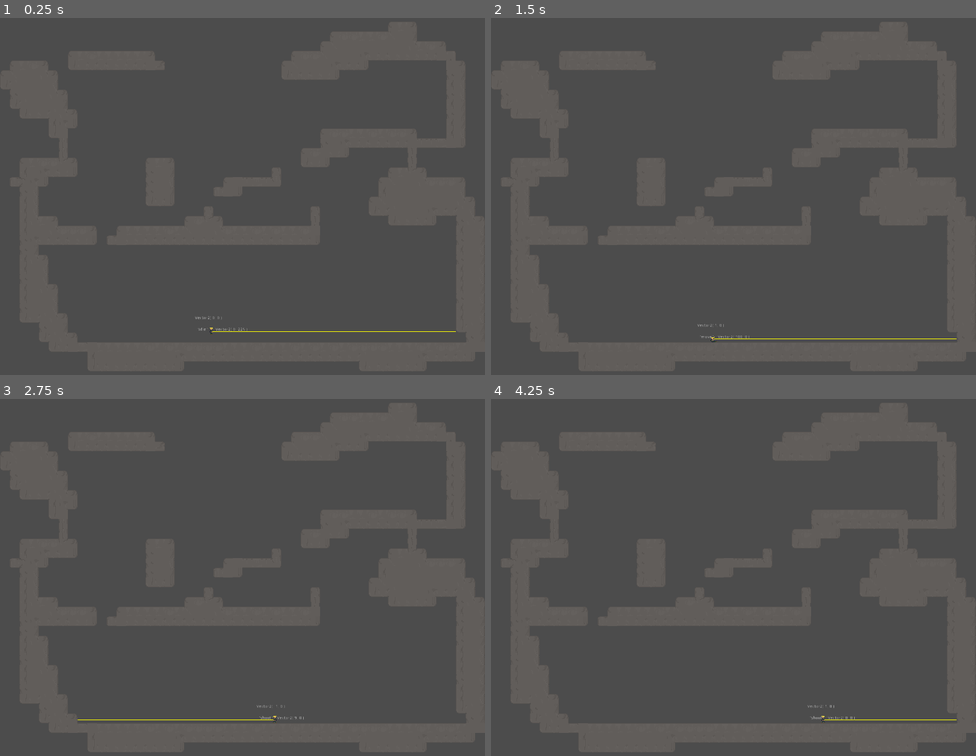
Above: before the commit, frames 1-4 (two rows, left to right).
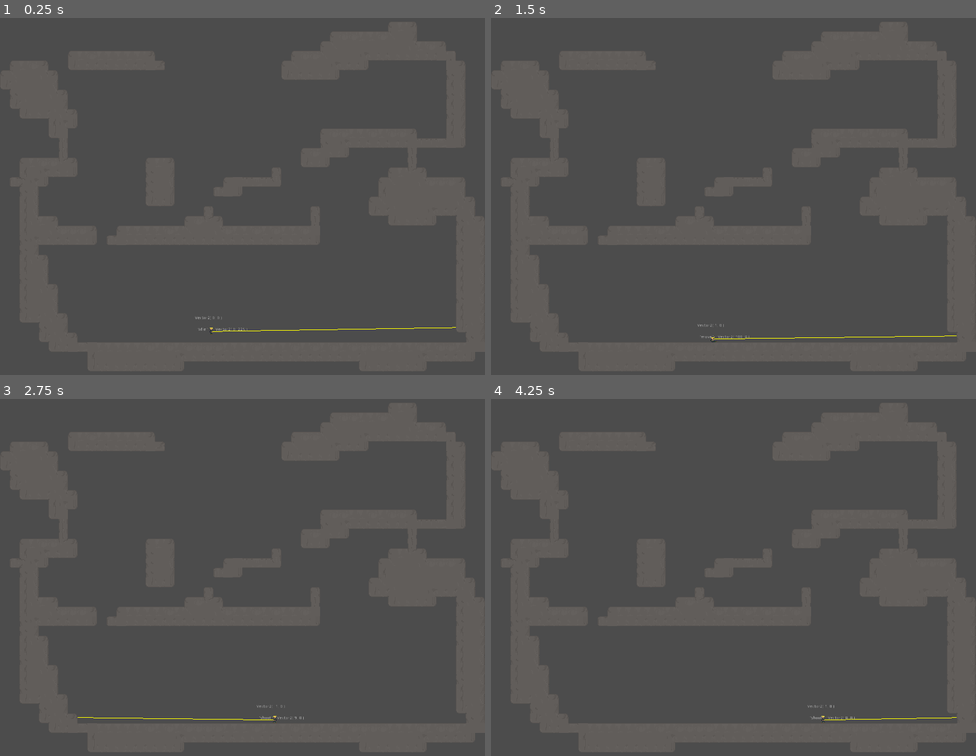
Above: after the commit, the same moments.

Repository: raczynskid/PixelSoldier
Game: Godot game, scene res://World.tscn
The game is run twice, just before and just after one commit, with the same random seed, the same clock (stepped at 60 frames per second) and the same inputs.
Inputs:
- Up to frame 1 (0.25 s): no input
- Up to frame 2 (1.5 s): hold Space (fire) 0.53-1.28 s; hold Right (ui_right) from 0.53 s (still down); tap Up (ui_up) at 0.77 s; tap Enter at 1.25 s; tap Shift (slide) at 1.35 s
- Up to frame 3 (2.75 s): tap Up (ui_up) at 1.52 s; release Right (ui_right) at 2.03 s; hold Left (ui_left) from 2.03 s (still down); hold Space (fire) from 2.03 s (still down)
- Up to frame 4 (4.25 s): release Left (ui_left) at 2.78 s; release Space (fire) at 2.78 s; hold Right (ui_right) from 2.78 s (still down); tap Shift (slide) at 2.85 s; tap Up (ui_up) at 3.02, 3.77 s; hold Space (fire) from 3.53 s (still down)

The runs differ from the first frame. In frame 1, 0.2% of the frame differs, in the area x 45-94%, y 86-88%; in frame 2, 0.1%; in frame 3, 0.1%; in frame 4, less than 0.1%.

Commit message:
horizontal and vertical random bullet spread

Diff:
--- a/Weapons/RifleBeam.gd
+++ b/Weapons/RifleBeam.gd
@@ -10,6 +10,7 @@
 onready var input_vector = get_parent().input_vector
 onready var last_shot_direction = Vector2.ZERO
 onready var shot_direction = Vector2(1,0)
+var max_cast_to = Vector2.ZERO
 
 # recieve signals from AnimationPlayer
 func shoot_up():
@@ -27,7 +28,10 @@
 func _physics_process(_delta):
 
 	# set length of raycast
-	var max_cast_to = get_shot_direction() * MAX_LENGTH
+	if shot_direction.y != 0:
+		max_cast_to = (get_shot_direction() * MAX_LENGTH) + Vector2(rand_range(-10,10),0)
+	else:
+		max_cast_to = (get_shot_direction() * MAX_LENGTH) + Vector2(0, rand_range(-10,10))
 	ray.cast_to = max_cast_to
 
 	# set ray endpoint at first collision
